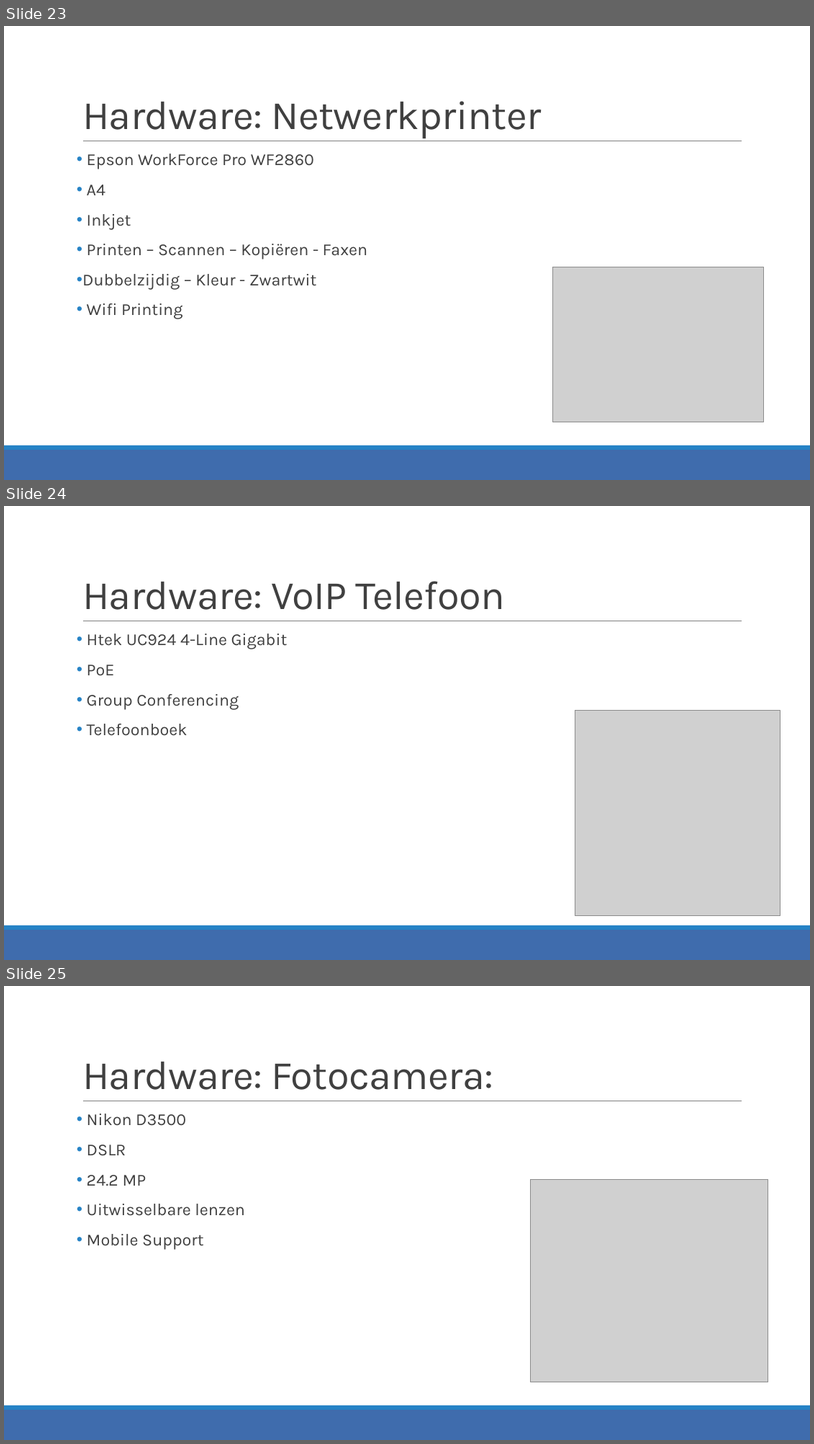
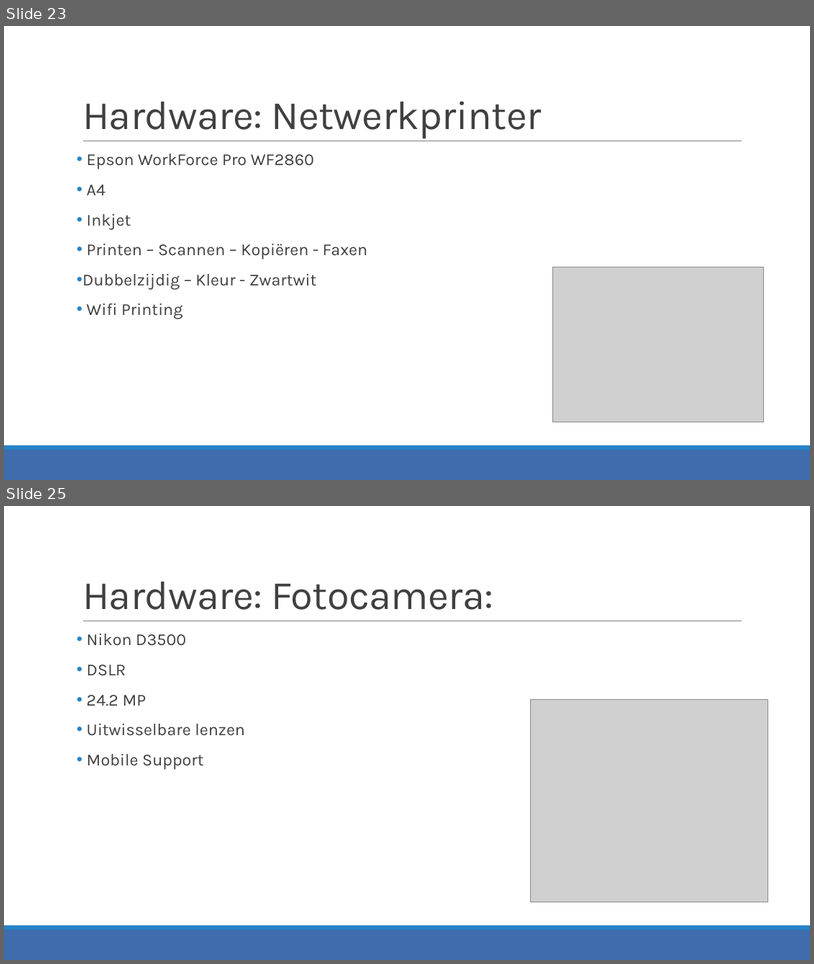
Before and after one commit to JensVL/projecten2, a slide deck: opdracht03/G24/Voorstelling G24.pptx. Shown one above the other, each under a label of ours: slides 23, 24 and 25 before the commit, slides 23 and 25 after it; the slides between them are not shown. The pictures are 814x1444 and 814x964 pixels, drawn with LibreOffice and Linux fonts; fonts in the diff are those of the drawing; grey boxes stand for pictures. Boxes give left, top, right and bottom in pixels: in the first picture for what was removed or moved away, otherwise in the second. Text is boxed around its words. In the diff, an @@ line names an element or a change of style, - is before the commit and + after.

```diff
--- a/opdracht03/G24/Voorstelling G24.pptx
+++ b/opdracht03/G24/Voorstelling G24.pptx
@@ slide 24 removed at (x1=4, y1=506, x2=810, y2=960), background #FFFFFF; not listed: 3 template elements that a slide beside it also shows @@
@@ title removed at (x1=82, y1=581, x2=505, y2=610) @@
-Hardware: VoIP Telefoon
@@ text removed at (x1=87, y1=633, x2=288, y2=736) @@
-• Htek UC924 4-Line Gigabit
-• PoE
-• Group Conferencing
-• Telefoonboek
@@ picture removed at (x1=576, y1=710, x2=781, y2=916) @@
```
Also in this commit, not shown: 3 slides changed, 1 slide added, 8 other files.
